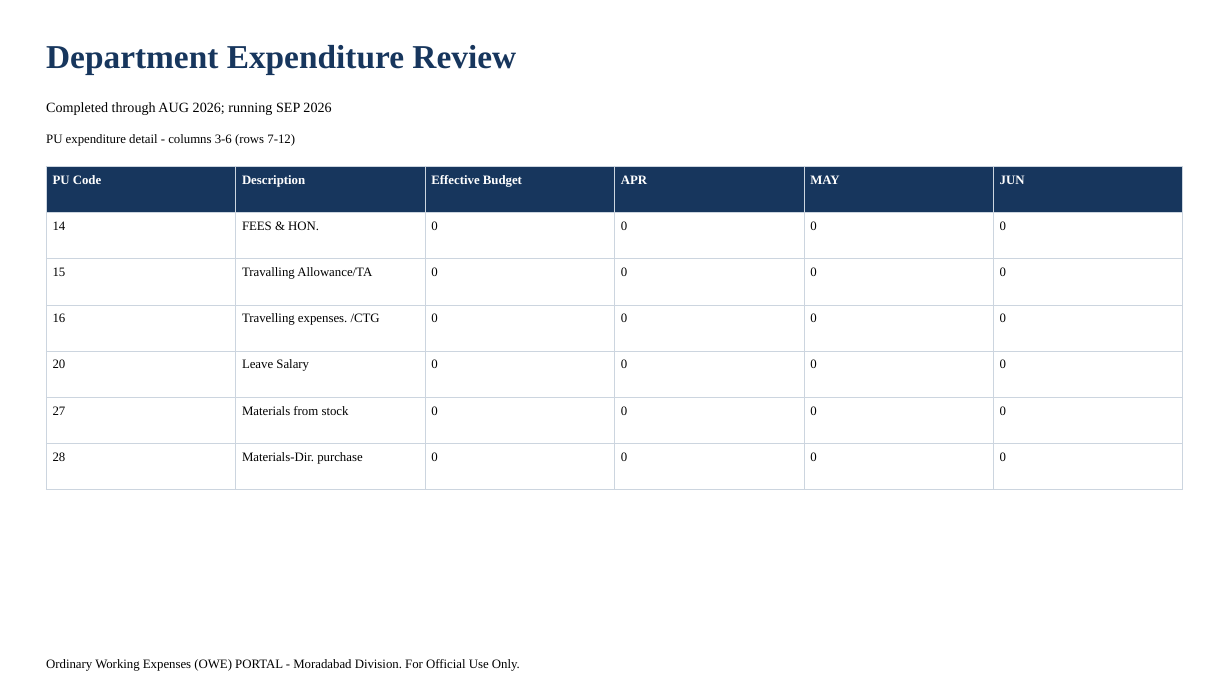
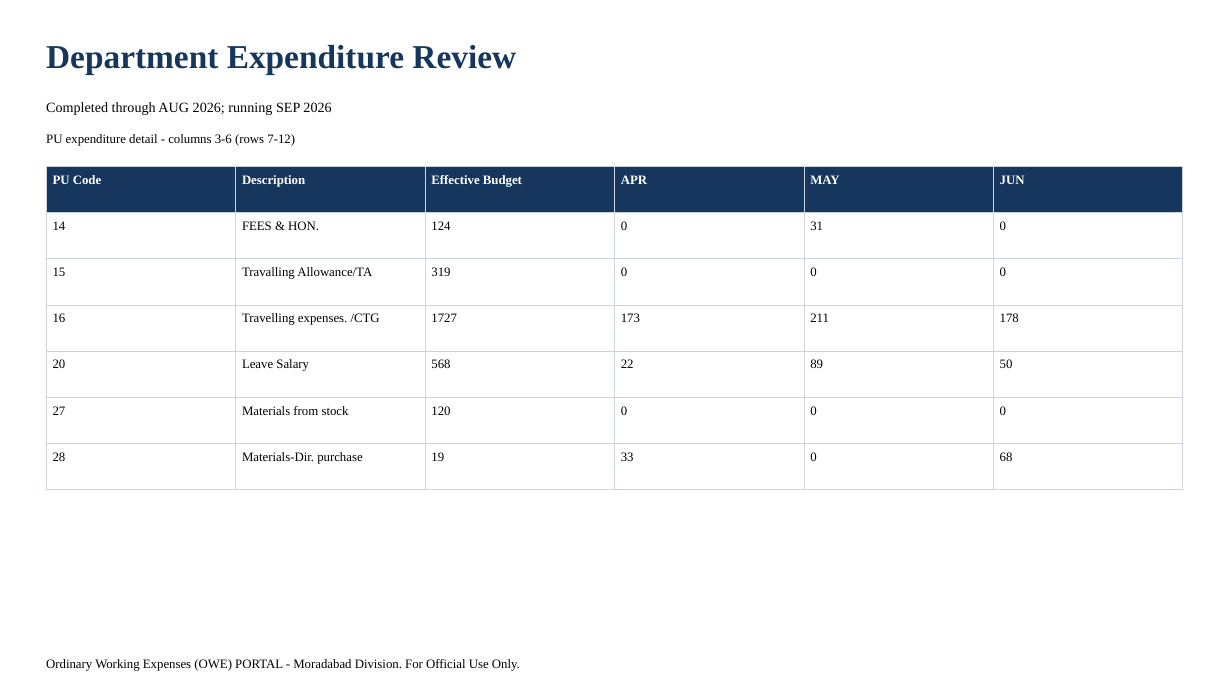
Before and after one commit to girishtiwari007/MBRLR, a slide deck: slide 4 of .export-validation/display/display.pptx. Drawn at 1232x693 pixels with LibreOffice and Linux fonts; fonts in the diff are those of the drawing. Boxes give left, top, right and bottom in pixels: in the first picture for what was removed or moved away, otherwise in the second. Text is boxed around its words. In the diff, an @@ line names an element or a change of style, - is before the commit and + after.

```diff
--- a/.export-validation/display/display.pptx
+++ b/.export-validation/display/display.pptx
@@ table at [46,166,1183,468] @@
-row 2, column 3: 0
+row 2, column 3: 124
-row 2, column 5: 0
+row 2, column 5: 31
-row 3, column 3: 0
+row 3, column 3: 319
-row 4: 16 | Travelling expenses. /CTG | 0 | 0 | 0 | 0
+row 4: 16 | Travelling expenses. /CTG | 1727 | 173 | 211 | 178
-row 5: 20 | Leave Salary | 0 | 0 | 0 | 0
+row 5: 20 | Leave Salary | 568 | 22 | 89 | 50
-row 6, column 3: 0
+row 6, column 3: 120
-row 7: 28 | Materials-Dir. purchase | 0 | 0 | 0 | 0
+row 7: 28 | Materials-Dir. purchase | 19 | 33 | 0 | 68
```
Also in this commit, not shown: 7 other slides changed, 39 other files.
